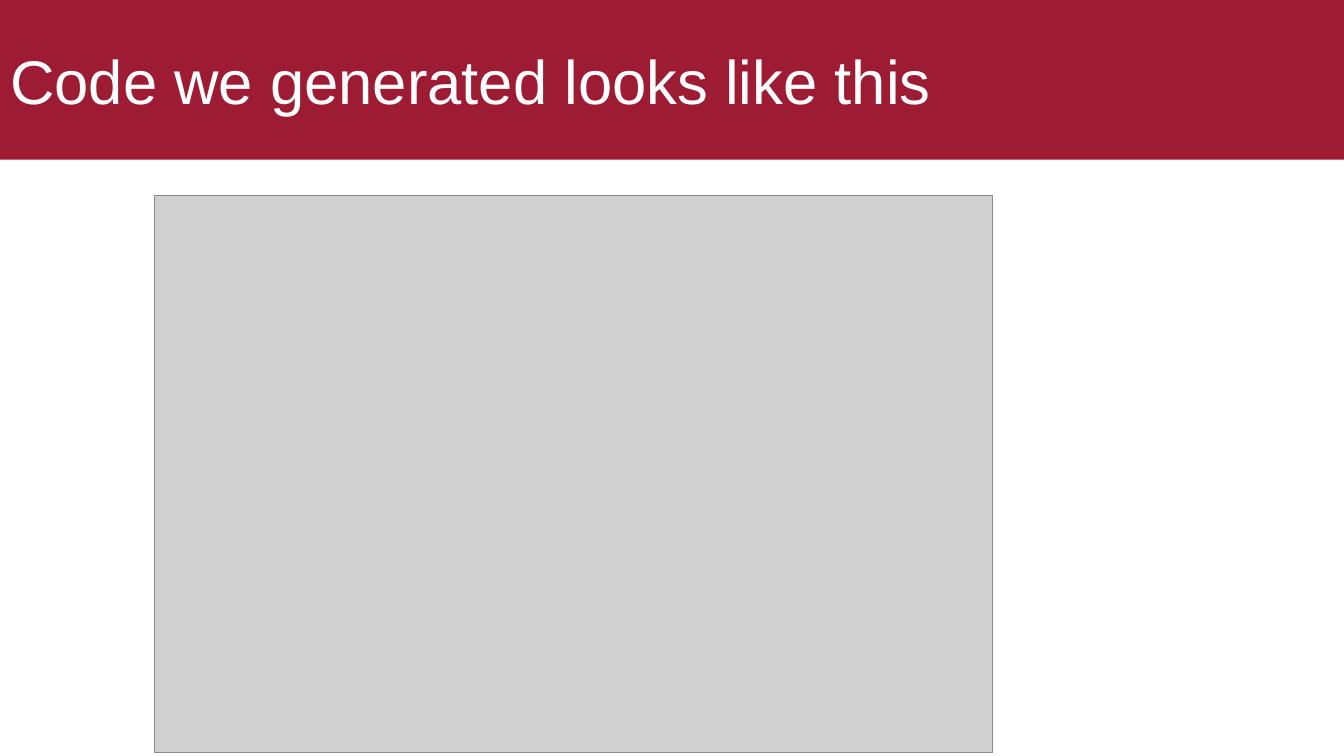
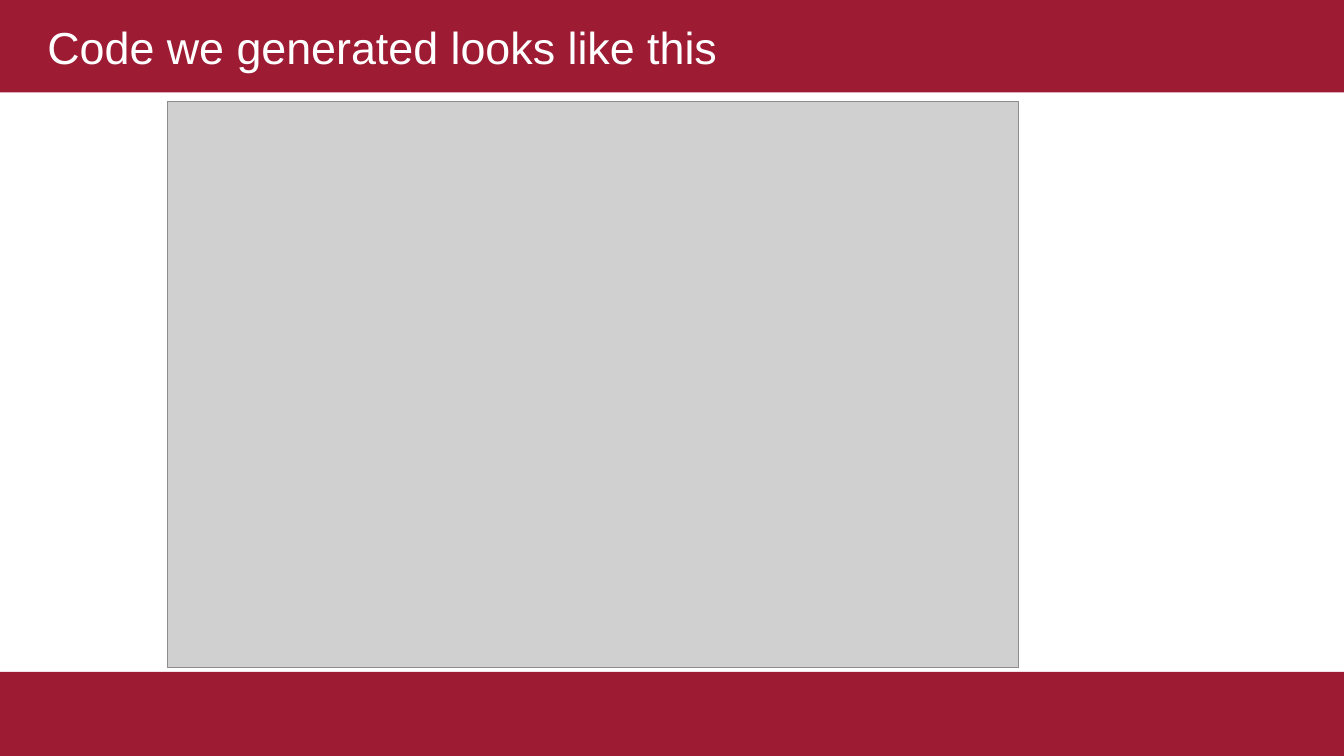
Before and after one commit to ekof-dss/teaching-samples-2021-22, a slide deck: slide 13 of presentations/03-02-css.ppt. Drawn at 1344x756 pixels with LibreOffice and Linux fonts; fonts in the diff are those of the drawing; grey boxes stand for pictures. Boxes give left, top, right and bottom in pixels: in the first picture for what was removed or moved away, otherwise in the second. Text is boxed around its words. In the diff, an @@ line names an element or a change of style, - is before the commit and + after.

```diff
--- a/presentations/03-02-css.ppt
+++ b/presentations/03-02-css.ppt
@@ title "Code we generated looks like ..." resized from (x1=0, y1=0, x2=1344, y2=159) to (x1=0, y1=0, x2=1344, y2=93) @@
@@ title "Code we generated looks like ..." at (x1=0, y1=0, x2=1344, y2=93): size 44 to 32 pt; indent changed @@
@@ picture resized from (x1=155, y1=195, x2=993, y2=752) to (x1=167, y1=102, x2=1019, y2=668) @@
@@ rectangle added at (x1=0, y1=673, x2=1344, y2=756), fill #9E1B34 @@
```
Also in this commit, not shown: 13 other slides changed, 2 slides added, 6 slides removed, 6 other files.
